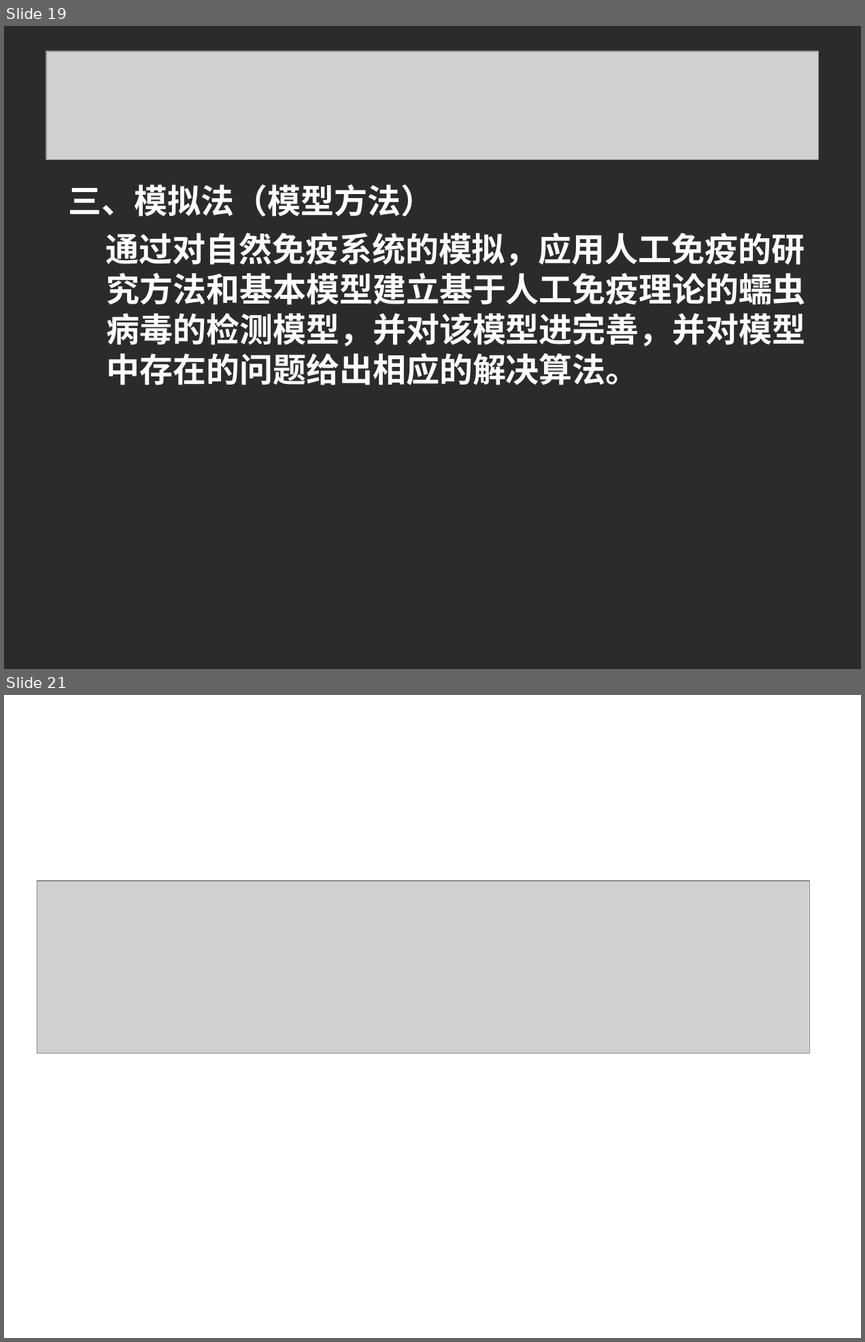
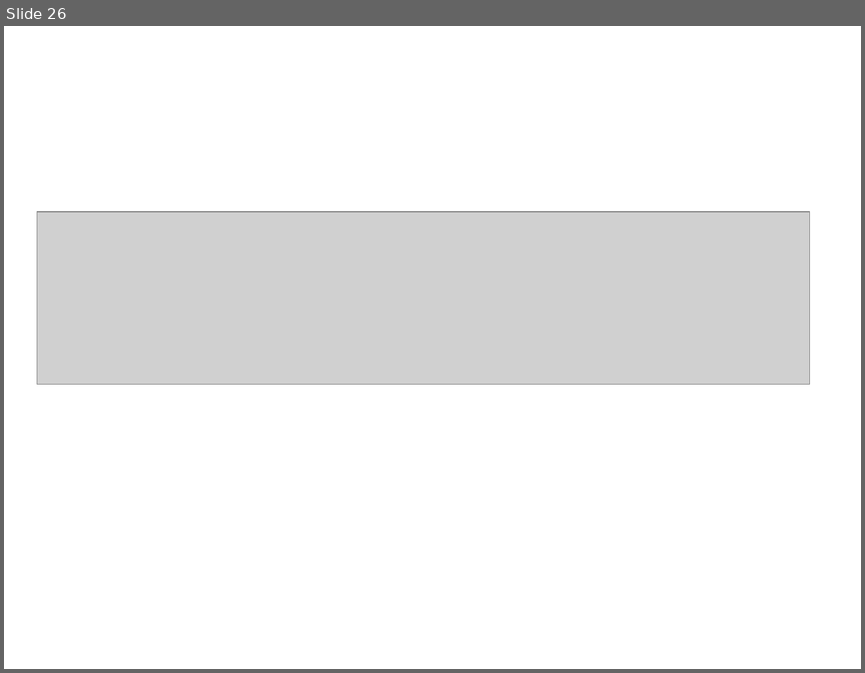
Before and after one commit to linuxsky/sip-alg, a slide deck: design-documents/SIP-ALG解决方案答辩.ppt. Shown one above the other, each under a label of ours: slides 19 and 21 before the commit, slide 26 after it; the slides between them are not shown. The pictures are 865x1342 and 865x673 pixels, drawn with LibreOffice and Linux fonts; fonts in the diff are those of the drawing; grey boxes stand for pictures; background and template pictures are left out; a plain dark background stands for a picture behind light text. Boxes give left, top, right and bottom in pixels: in the first picture for what was removed or moved away, otherwise in the second. Text is boxed around its words. In the diff, an @@ line names an element or a change of style, - is before the commit and + after.

```diff
--- a/design-documents/SIP-ALG解决方案答辩.ppt
+++ b/design-documents/SIP-ALG解决方案答辩.ppt
@@ slide 19 removed at <box>4,26,861,669</box>, background picture (left out) @@
@@ picture removed at <box>46,51,818,160</box> @@
@@ text removed at <box>68,184,806,385</box> @@
-三、模拟法（模型方法）
-通过对自然免疫系统的模拟，应用人工免疫的研究方法和基本模型建立基于人工免疫理论的蠕虫病毒的检测模型，并对该模型进完善，并对模型中存在的问题给出相应的解决算法。
@@ what was slide 21 is now slide 26 @@
```
Also in this commit, not shown: 2 slides changed, 24 slides added, 17 other slides removed.
